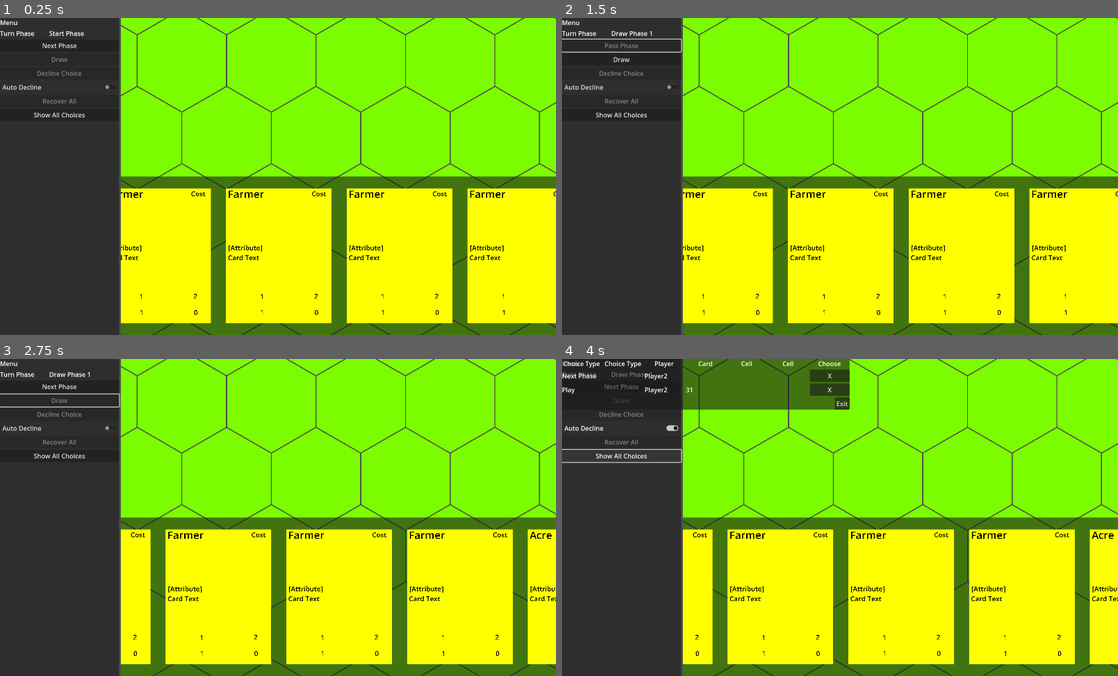
Above: before the commit, frames 1-4 (two rows, left to right).
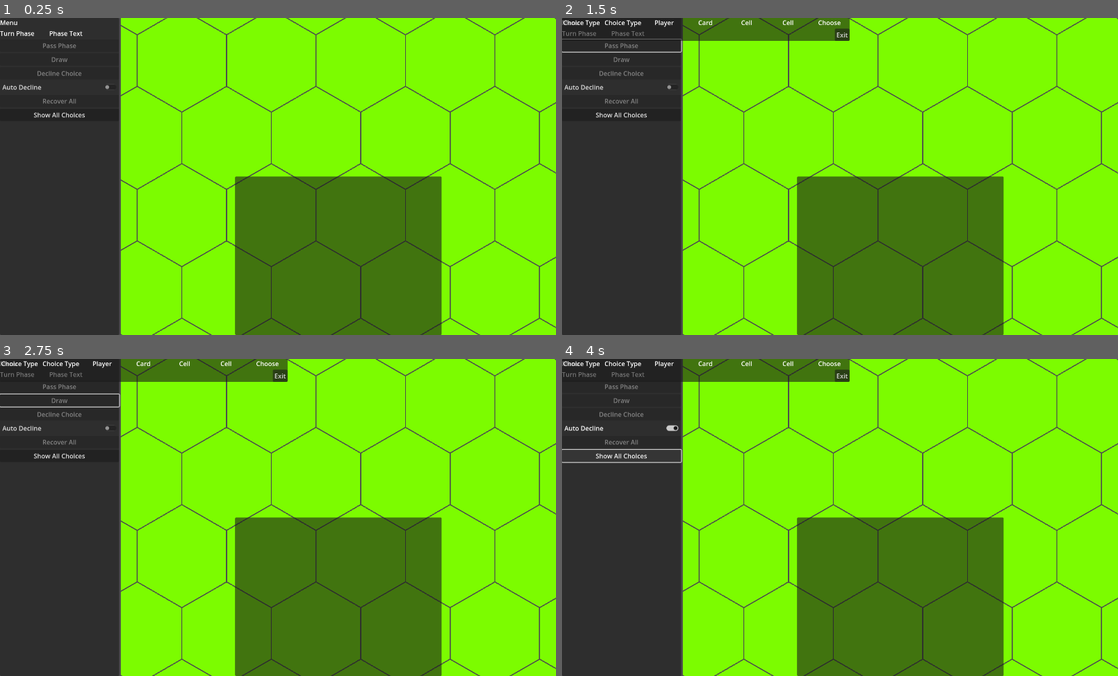
Above: after the commit, the same moments.

Repository: nckjchm/gd_cardgame
Game: Godot game, scene res://game.tscn
Two runs of this game, one before a commit and one after it. Both use one fixed random seed, a clock stepped at 60 frames per second and the inputs below. This scene is started directly instead of the project's main scene.
Inputs (mouse positions are in pixels of both pictures, inside the frame that each line leads up to):
- Up to frame 1 (0.25 s): no input
- Up to frame 2 (1.5 s): click "Next Phase" (after the commit: "Show All Choices") at 0.5 s; click (623, 46) at 1.25 s, where only the run before the commit has a clickable "Next Phase"
- Up to frame 3 (2.75 s): click (61, 400) at 2 s, where only the run before the commit has a clickable "Draw"
- Up to frame 4 (4 s): click "Auto Decline" at 2.75 s; click "Show All Choices" at 3.5 s

The runs differ from the first frame. In frame 1, 35% of the frame differs, in the area x 7-100%, y 4-100%; in frame 2, 38%, in the area x 0-100%, y 0-100%; in frame 3, 37%; in frame 4, 37%.
Error after the commit: Invalid access to property or key 'choice_broadcast' on a base object of type 'null instance'. (res://GameManager.gd:21)

Commit message:
multiplayer advancements
games are now synchronized across the clients

Diff:
--- a/GameManager.gd
+++ b/GameManager.gd
@@ -13,10 +13,12 @@
 var waiting := false
 var last_priority := false
 var gui : GUIController
+@onready var lobby_manager : LobbyManager = $"../../LobbyManager"
 
 
 func _ready():
 	var proxyPlayers : Array[Player] = [Player.new("Player1"), Player.new("Player2")]
+	lobby_manager.choice_broadcast.connect(handle_choice)
 	initialize_game(proxyPlayers)
 	start_game()
 
@@ -43,8 +45,20 @@
 		return true
 	return false
 
-func register_choice(choice : Dictionary):
+func register_choice(choice_path : Array[String]):
+	lobby_manager.transmit_player_choice.rpc_id(1, choice_path)
+
+func handle_choice(choice_path : Array[String]):
+	var choice : Dictionary = current_options
+	while len(choice_path) > 0:
+		var key = choice_path.pop_front()
+		if key in choice:
+			choice = choice[key]
+		else:
+			print(choice)
 	waiting = false
+	if "on_decision" in choice:
+		choice.on_decision.call(choice, self)
 	match game.game_state:
 		Game.GameState.Cold:
 			handle_cold_choice(choice.action)
@@ -150,7 +164,7 @@
 			if player == game.current_turn.turn_player and turn_option != null:
 				options.turn_option = turn_option
 		Game.GameState.Hot:
-			options.decline = {on_click = func(): register_choice({decline = true}), player = player}
+			options.decline = {decline = true, player = player, on_click = func(): register_choice(["decline"])}
 	var cardoptions = {}
 	for card in player.cards:
 		var card_options : Dictionary = get_card_options(card)
@@ -170,7 +184,7 @@
 	var turn_action : Action = get_turn_action()
 	if turn_action != null:
 		var turn_option = {action = turn_action, player = game.current_turn.turn_player}
-		turn_option.on_click = func(): register_choice(turn_option)
+		turn_option.on_click = func(): register_choice(["turn_option"])
 		turn_option.label = ""
 		if turn_action is Action.Draw:
 			turn_option.label = "Draw"
@@ -210,10 +224,10 @@
 	var options := {}
 	for effect in card.effects:
 		if effect.condition.call(self, effect):
-			var effect_choice = { type = "activate", label = effect.short_text, card = effect.card, effect = effect}
+			var activation_action := Action.EffectActivation.new(card.controller, effect)
+			var effect_choice = { type = "activate", label = effect.short_text, card = effect.card, effect = effect, action = activation_action}
 			effect_choice.on_click = func():
-				effect_choice.action = Action.EffectActivation.new(card.controller, effect)
-				register_choice(effect_choice)
+				register_choice(["cardoptions", str(card.id), "effects", str(effect.id)])
 			options[str(effect.id)] = effect_choice
 	return options
 
@@ -222,19 +236,19 @@
 	var options := {}
 	if card.check_attack_viability(self):
 		var attack_choice = { label = "Attack", card = card, player = card.controller, action = Action.Attack.new(card.controller, card)}
-		attack_choice.on_click = func() : register_choice(attack_choice)
+		attack_choice.on_click = func() : register_choice(["cardoptions", str(card.id), "actions", "attack"])
 		options.attack = attack_choice
 	if card.check_movement_viability(self):
 		var move_choice = { label = "Move", card = card, player = card.controller, action = Action.Move.new(card.controller, card)}
-		move_choice.on_click = func() : register_choice(move_choice)
+		move_choice.on_click = func() : register_choice(["cardoptions", str(card.id), "actions", "move"])
 		options.move = move_choice
 	if card.check_play_viability(self):
 		var play_choice = { label = "Play", card = card, player = card.controller, action = Action.PlayCardFromHand.new(card.card_owner, card) }
-		play_choice.on_click = func(): register_choice(play_choice)
+		play_choice.on_click = func(): register_choice(["cardoptions", str(card.id), "actions", "play"])
 		options.play = play_choice
 	if card.needs_recovery and game.current_turn.current_phase == Turn.TurnPhase.Recovery:
 		var recovery_choice = { label = "Recover", card = card, player = card.controller, action = Action.Recover.new(card.card_owner, card) }
-		recovery_choice.on_click = func(): register_choice(recovery_choice)
+		recovery_choice.on_click = func(): register_choice(["cardoptions", str(card.id), "actions", "recover"])
 		options.recover = recovery_choice
 	return options
 
--- a/LobbyManager.gd
+++ b/LobbyManager.gd
@@ -7,16 +7,17 @@
 signal player_disconnected(peer_id)
 signal player_info_updated
 signal server_disconnected
+signal choice_broadcast(choice)
 
 const PORT = 7000
 const DEFAULT_SERVER_IP = "127.0.0.1" # IPv4 localhost
 const MAX_CONNECTIONS = 20
-
 @onready var player_manager : PlayerManager = $"../PlayerManager"
-
-var players = {}
-var player_info = {"-1": {"name": "Name"}}
+@onready var menu_root : Control = $"../MidPanel"
+var players := {}
+var player_info := {"-1": {"name": "Name"}}
 var players_loaded = 0
+var game_scene = preload("res://game.tscn")
 
 func _ready():
 	multiplayer.peer_connected.connect(_on_player_connected)
@@ -24,6 +25,12 @@
 	multiplayer.connected_to_server.connect(_on_connected_ok)
 	multiplayer.connection_failed.connect(_on_connected_fail)
 	multiplayer.server_disconnected.connect(_on_server_disconnected)
+	choice_broadcast.connect(choice_broadcast_test)
+
+func choice_broadcast_test(choice):
+	print("received broadcast on %d" % multiplayer.get_unique_id())
+	for key in choice:
+		print(key)
 
 func join_game(address = ""):
 	if address.is_empty():
@@ -53,7 +60,8 @@
 # do Lobby.load_game.rpc(filepath)
 @rpc("call_local", "reliable")
 func load_game(game_scene_path):
-	get_tree().change_scene_to_file(game_scene_path)
+	$"../MidPanel".visible = false
+	$"..".add_child(game_scene.instantiate())
 
 # Every peer will call this when they have loaded the game scene.
 @rpc("any_peer", "call_local", "reliable")
@@ -77,11 +85,25 @@
 		broadcast_player_data.rpc(players)
 		player_info_updated.emit()
 
-@rpc("authority", "reliable")
+@rpc("authority", "call_remote", "reliable")
 func broadcast_player_data(data):
-	if not multiplayer.is_server():
-		players = data
-		player_info_updated.emit()
+	players = data
+	player_info_updated.emit()
+
+@rpc("any_peer", "call_local", "reliable")
+func transmit_player_choice(choice):
+	if multiplayer.is_server():
+		broadcast_player_choice.rpc(choice)
+		choice_broadcast.emit(parse_string_array(choice))
+
+@rpc("authority", "call_remote", "reliable")
+func broadcast_player_choice(choice):
+	choice_broadcast.emit(parse_string_array(choice))
+
+static func parse_string_array(in_array : Array) -> Array[String]:
+	var string_array : Array[String]
+	string_array.assign(in_array)
+	return string_array
 
 func _on_player_disconnected(id):
 	players.erase(str(id))
--- a/event.gd
+++ b/event.gd
@@ -517,8 +517,7 @@
 		for key in alternatives:
 			choice[key] = alternatives[key]
 			choice[key].on_click = func():
-				on_decision.call(choice[key], gm)
-				gm.register_choice(choice[key])
+				gm.register_choice(["alternatives", key])
 		gm.wait_for_choice(player, Game.GameState.Hot, choice)
 
 class CardChoiceEvent extends ChoiceEvent:
@@ -534,18 +533,16 @@
 		if len(cards) > 0:
 			choice = { cards = {}}
 			for card in cards:
-				var choicedict := {card = card, event = self}
-				var on_click = func():
-					on_decision.call(choicedict, gm)
-					gm.register_choice(choicedict)
-				var card_dict := {type = "card", label = "choose card", card = card, on_click = on_click}
+				var card_dict := {type = "card", label = "choose card", card = card, event = self, on_decision = on_decision}
+				card_dict.on_click = func():
+					gm.register_choice(["cards", str(card.id)])
 				choice.cards[str(card.id)] = card_dict
 		super.resolve(gm)
 
 class CellChoiceEvent extends ChoiceEvent:
 	var scope : Callable
 
-	func _init(player : Player, scope : Callable, parent_event : Event = null):
+	func _init(player : Player, scope : Callable, parent_event : Event = null, on_decision = on_decision):
 		event_type="CellChoice"
 		self.player = player
 		self.scope = scope
@@ -557,10 +554,8 @@
 		if len(cells) > 0:
 			choice = { cells = {}}
 			for cell in cells:
-				var choicedict := {cell = cell, event = self}
-				var on_click = func():
-					on_decision.call(choicedict, gm)
-					gm.register_choice(choicedict)
-				var cell_dict := {type = "cell", label = "choose cell", cell = cell, on_click = on_click}
+				var cell_dict := {type = "cell", label = "choose cell", cell = cell, event = self, on_decision = on_decision}
+				cell_dict.on_click = func():
+					gm.register_choice(["cells", cell.short_name])
 				choice.cells[cell.short_name] = cell_dict
 		super.resolve(gm)
--- a/main_menu.tscn
+++ b/main_menu.tscn
@@ -11,6 +11,7 @@
 anchor_bottom = 1.0
 grow_horizontal = 2
 grow_vertical = 2
+mouse_filter = 2
 script = ExtResource("1_wxso4")
 
 [node name="MidPanel" type="PanelContainer" parent="."]
